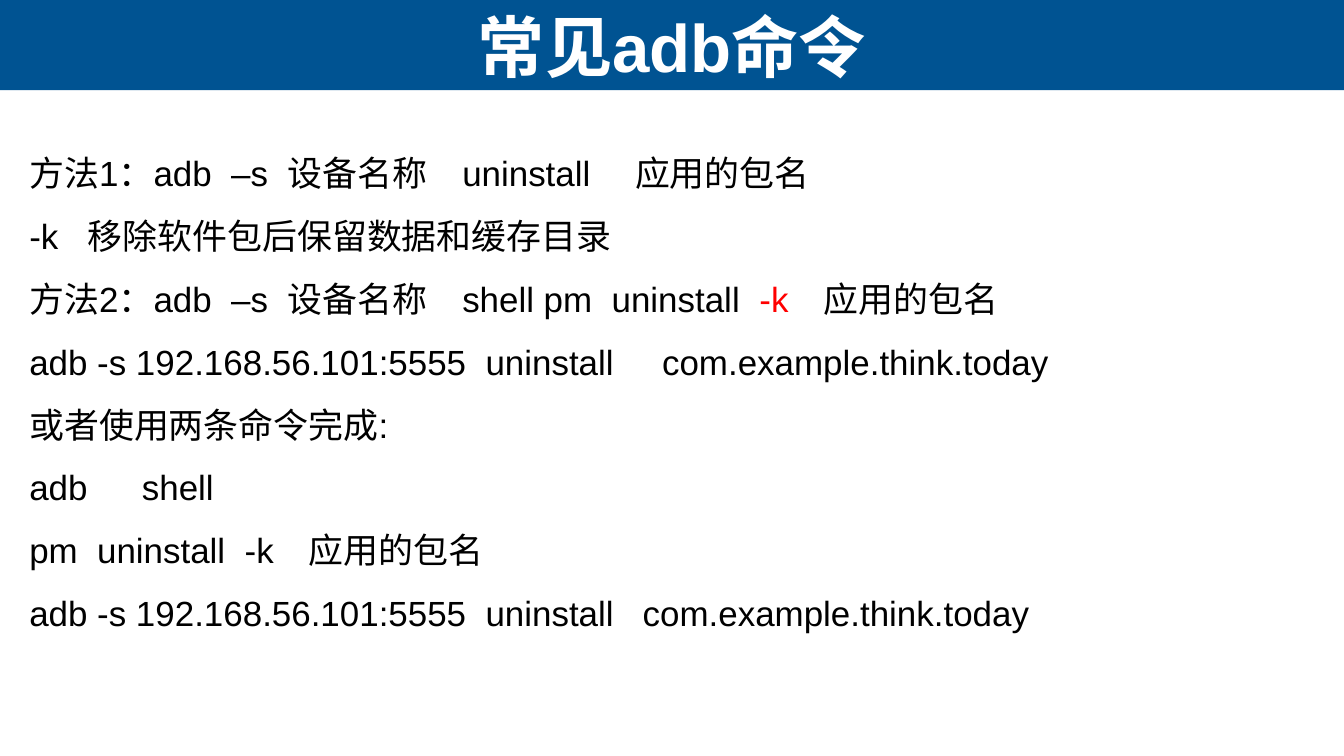
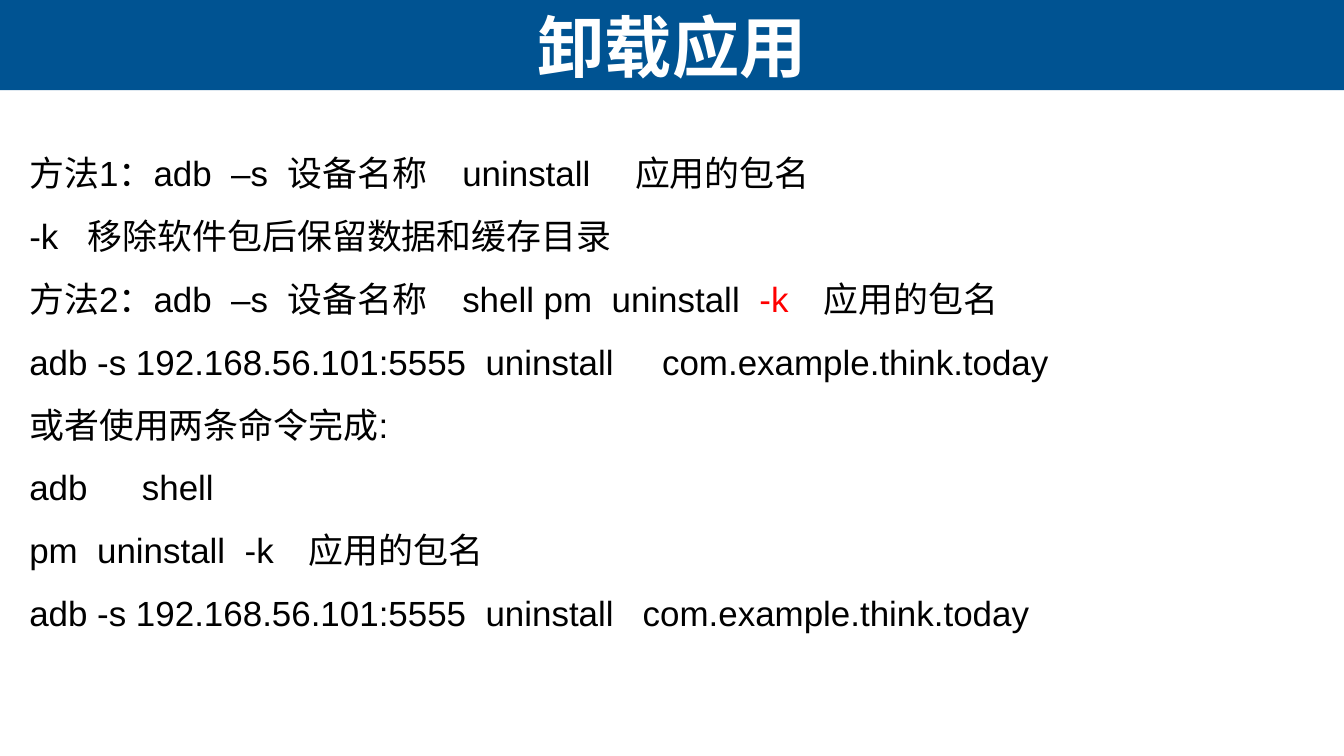
Before and after one commit to lihuanzhen2016/app-testing, a slide deck: slide 14 of PPT/03 ADB命令.pptx. Drawn at 1344x756 pixels with LibreOffice and Linux fonts; fonts in the diff are those of the drawing. Boxes give left, top, right and bottom in pixels: in the first picture for what was removed or moved away, otherwise in the second. Text is boxed around its words. In the diff, an @@ line names an element or a change of style, - is before the commit and + after.

```diff
--- a/PPT/03 ADB命令.pptx
+++ b/PPT/03 ADB命令.pptx
@@ title at (538,14,807,79): text changed @@
-  常见adb命令
+  卸载应用
```
Also in this commit, not shown: 13 other slides changed, 1 slide added, 1 slide removed, 1 other file.
